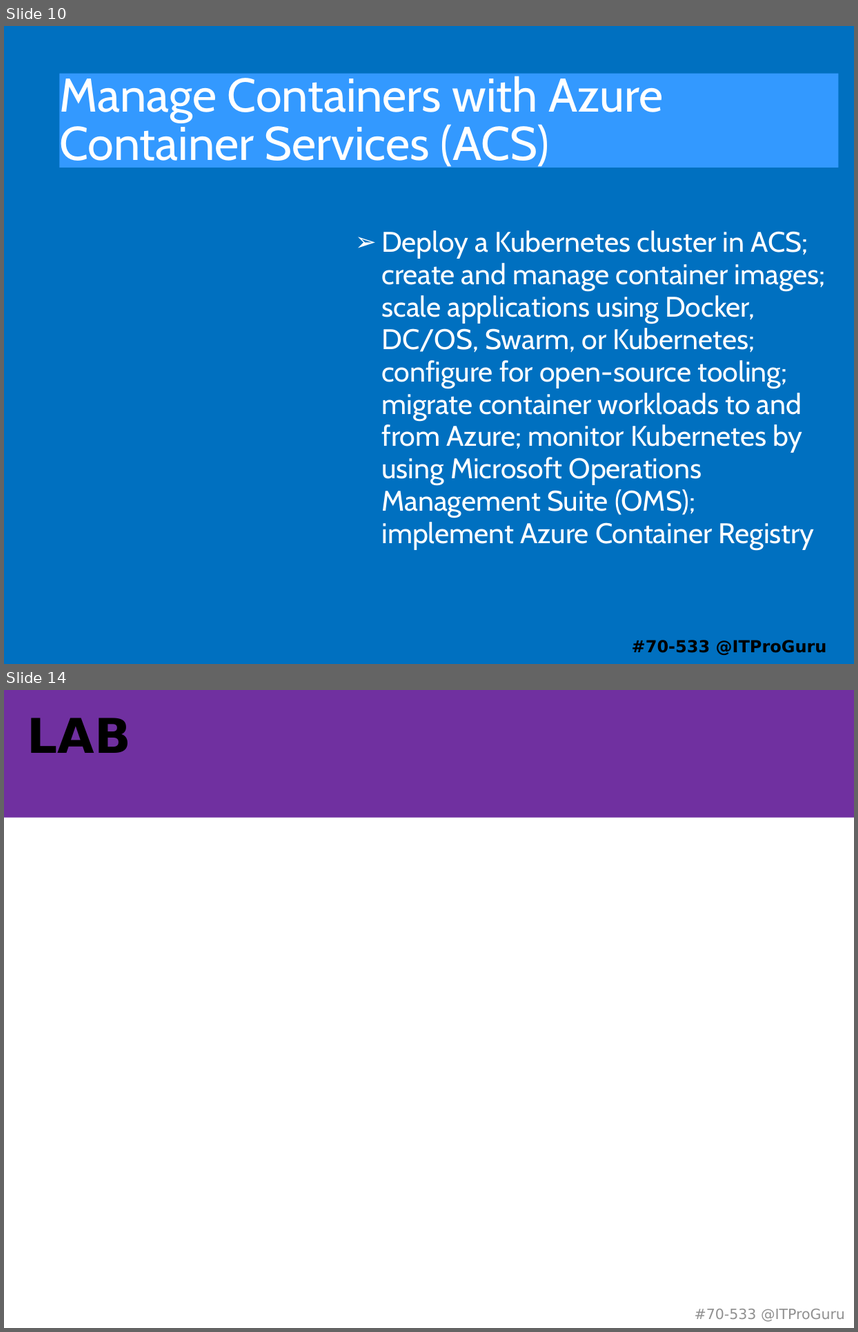
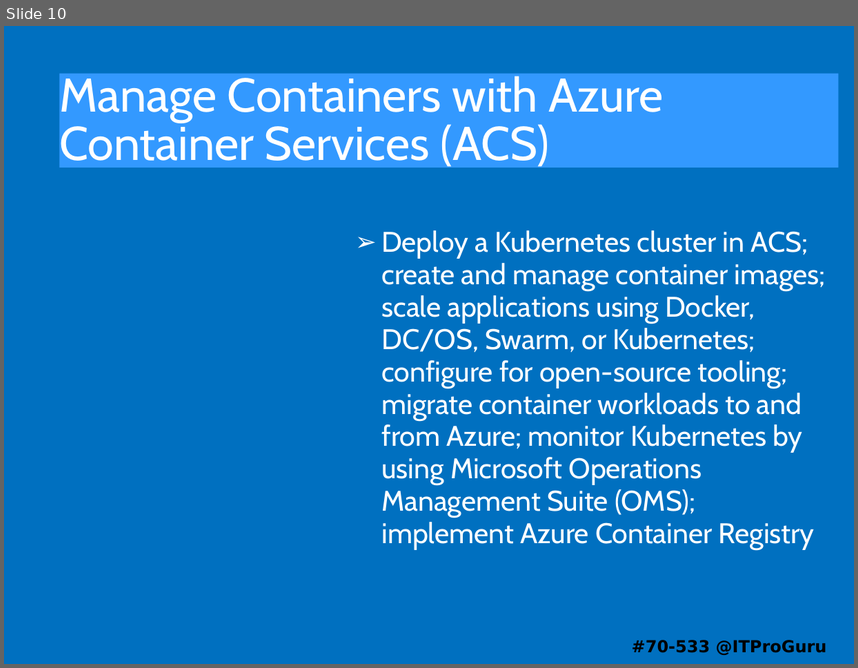
Before and after one commit to guruskill/70-533, a slide deck: 70-533-00-Template.pptx. Shown one above the other, each under a label of ours: slides 10 and 14 before the commit, slide 10 after it; the slides between them are not shown. The pictures are 858x1332 and 858x668 pixels, drawn with LibreOffice and Linux fonts; fonts in the diff are those of the drawing. Boxes give left, top, right and bottom in pixels: in the first picture for what was removed or moved away, otherwise in the second. Text is boxed around its words. In the diff, an @@ line names an element or a change of style, - is before the commit and + after.

```diff
--- a/70-533-00-Template.pptx
+++ b/70-533-00-Template.pptx
@@ slide 14 removed at (4,690,854,1328), background #FFFFFF @@
@@ rectangle removed at (4,690,854,756) @@
@@ rectangle removed at (4,690,854,818) @@
@@ text removed at (27,718,131,753) @@
-LAB
@@ text removed at (695,1308,845,1321) @@
-#70-533 @ITProGuru
```
Also in this commit, not shown: 3 slides changed, 4 slides added, 3 other slides removed.
